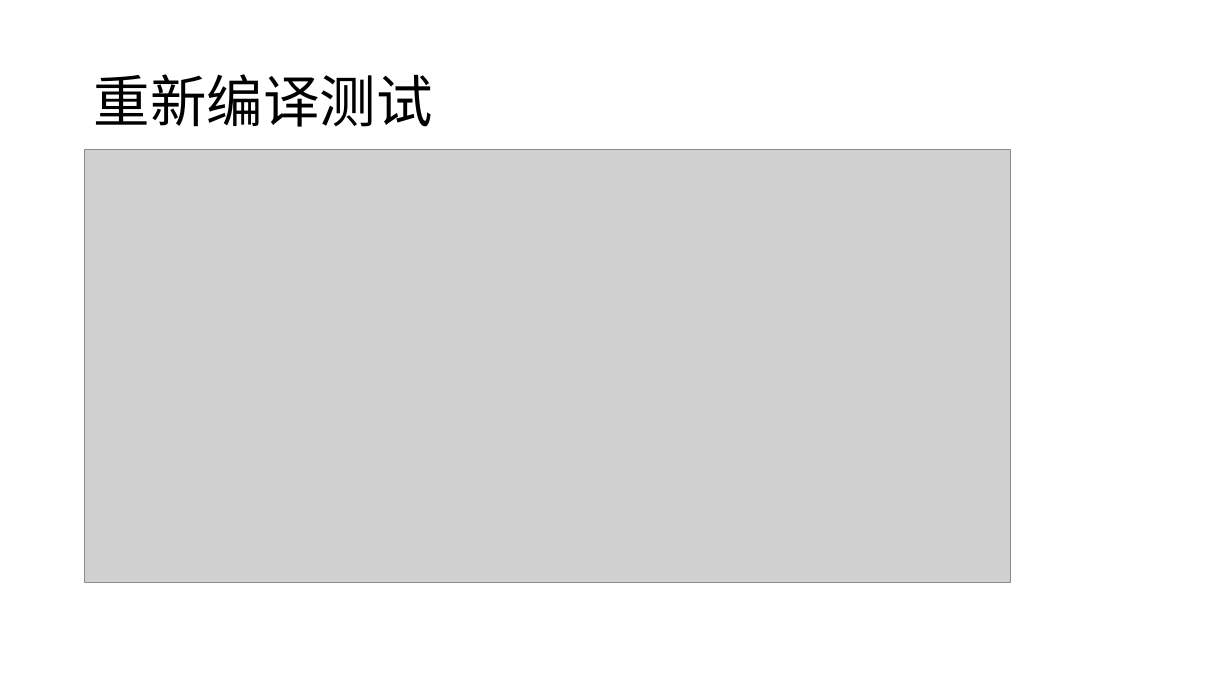
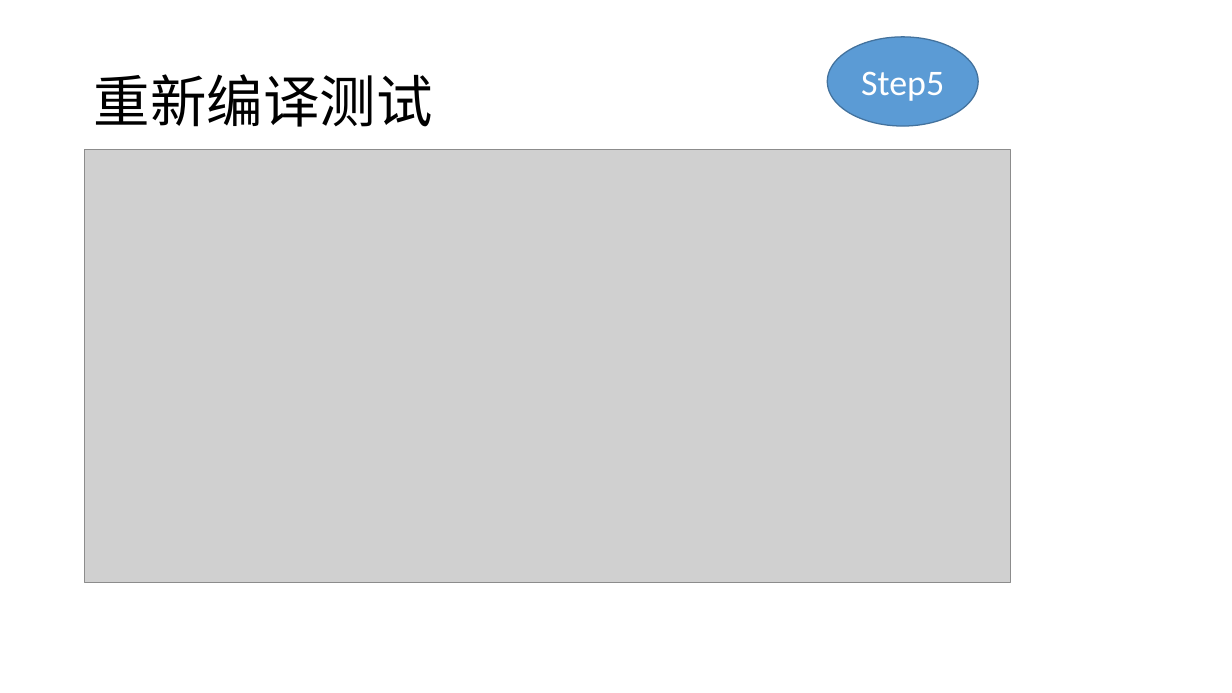
Before and after one commit to lizihao945/linux2, a slide deck: slide 22 of linux2上课ppt第8周.pptx. Drawn at 1232x693 pixels with LibreOffice and Linux fonts; fonts in the diff are those of the drawing; grey boxes stand for pictures. Boxes give left, top, right and bottom in pixels: in the first picture for what was removed or moved away, otherwise in the second. Text is boxed around its words. In the diff, an @@ line names an element or a change of style, - is before the commit and + after.

```diff
--- a/linux2上课ppt第8周.pptx
+++ b/linux2上课ppt第8周.pptx
@@ ellipse added at (827, 37, 978, 127), fill #5B9BD5, outline #43739E 1 pt, 28 pt, text #FFFFFF @@
+Step5
```
Also in this commit, not shown: 5 other slides changed, 3 slides added, 3 slides removed.
